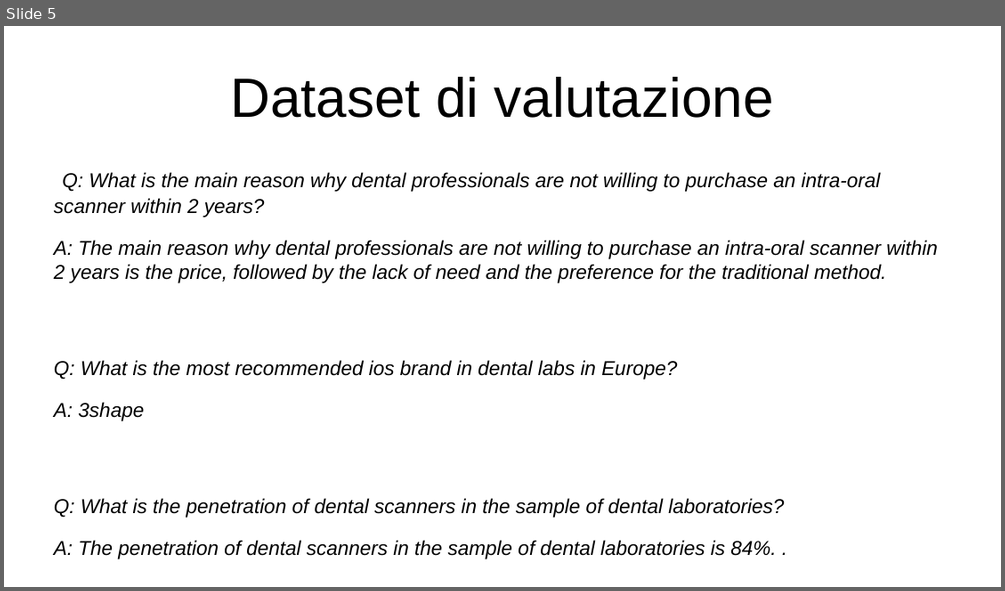
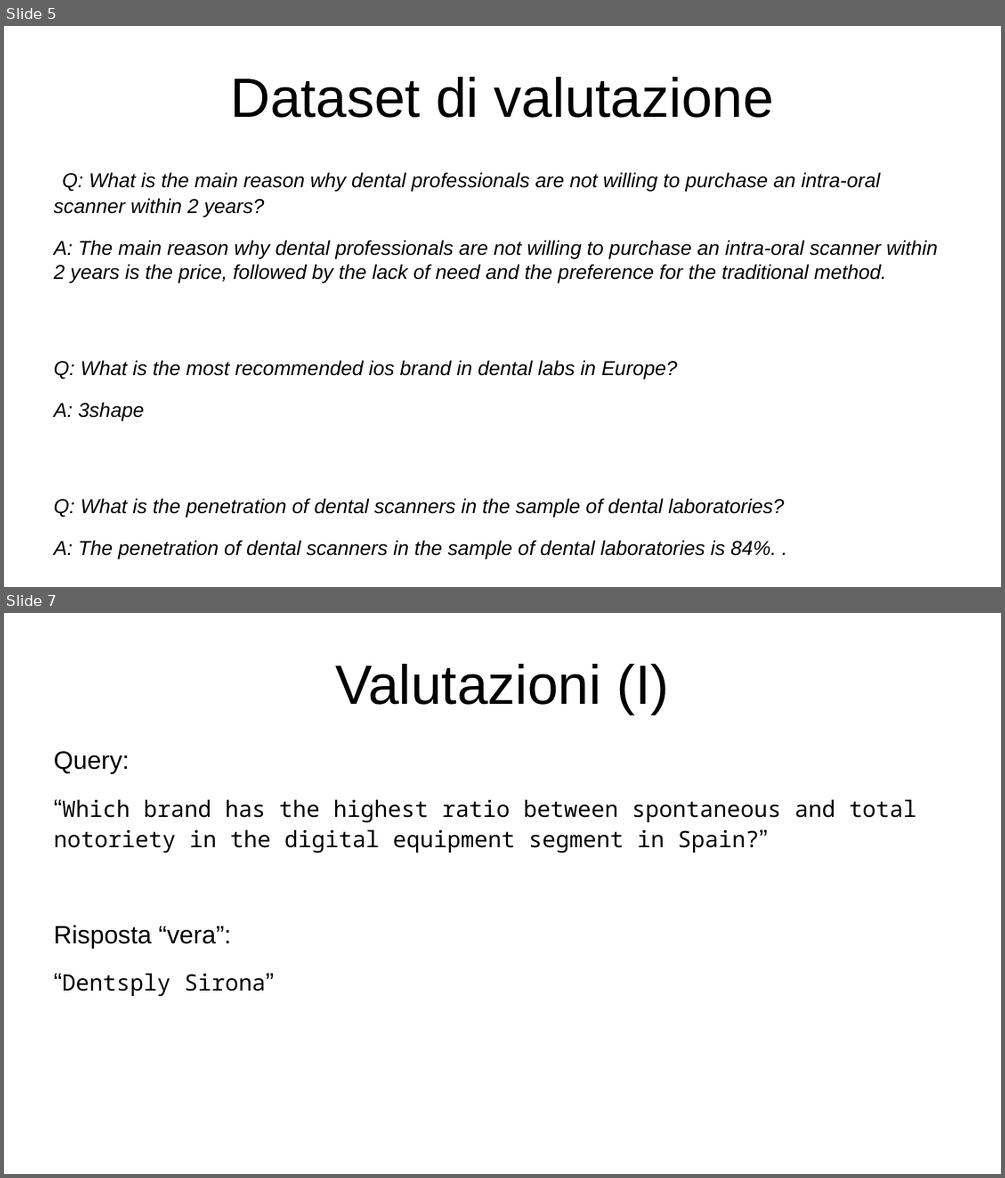
Before and after one commit to PietroNoto/Tesi, a slide deck: Appunti/Bozza presentazione keystone novembre.odp. Shown one above the other, each under a label of ours: slide 5 before the commit, slides 5 and 7 after it; the slides between them are not shown. The pictures are 1005x591 and 1005x1178 pixels, drawn with LibreOffice and Linux fonts; fonts in the diff are those of the drawing. Boxes give left, top, right and bottom in pixels: in the first picture for what was removed or moved away, otherwise in the second. Text is boxed around its words. In the diff, an @@ line names an element or a change of style, - is before the commit and + after.

Commit message:
Updated presentation draft with query evaluation result comparisons

```diff
--- a/Appunti/Bozza presentazione keystone novembre.odp
+++ b/Appunti/Bozza presentazione keystone novembre.odp
@@ slide 7 added at bbox=[4, 613, 1001, 1174], background #FFFFFF @@
@@ title added at bbox=[335, 664, 669, 714], 44 pt, text #000000 @@
+Valutazioni (I)
@@ text added at bbox=[54, 751, 916, 997], 18 pt, text #000000 @@
+Query:
+“Which brand has the highest ratio between spontaneous and total notoriety in the digital equipment segment in Spain?”
+Risposta “vera”:
+“Dentsply Sirona”
```
Also in this commit, not shown: 2 slides changed, 7 other slides added, 3 other files.
